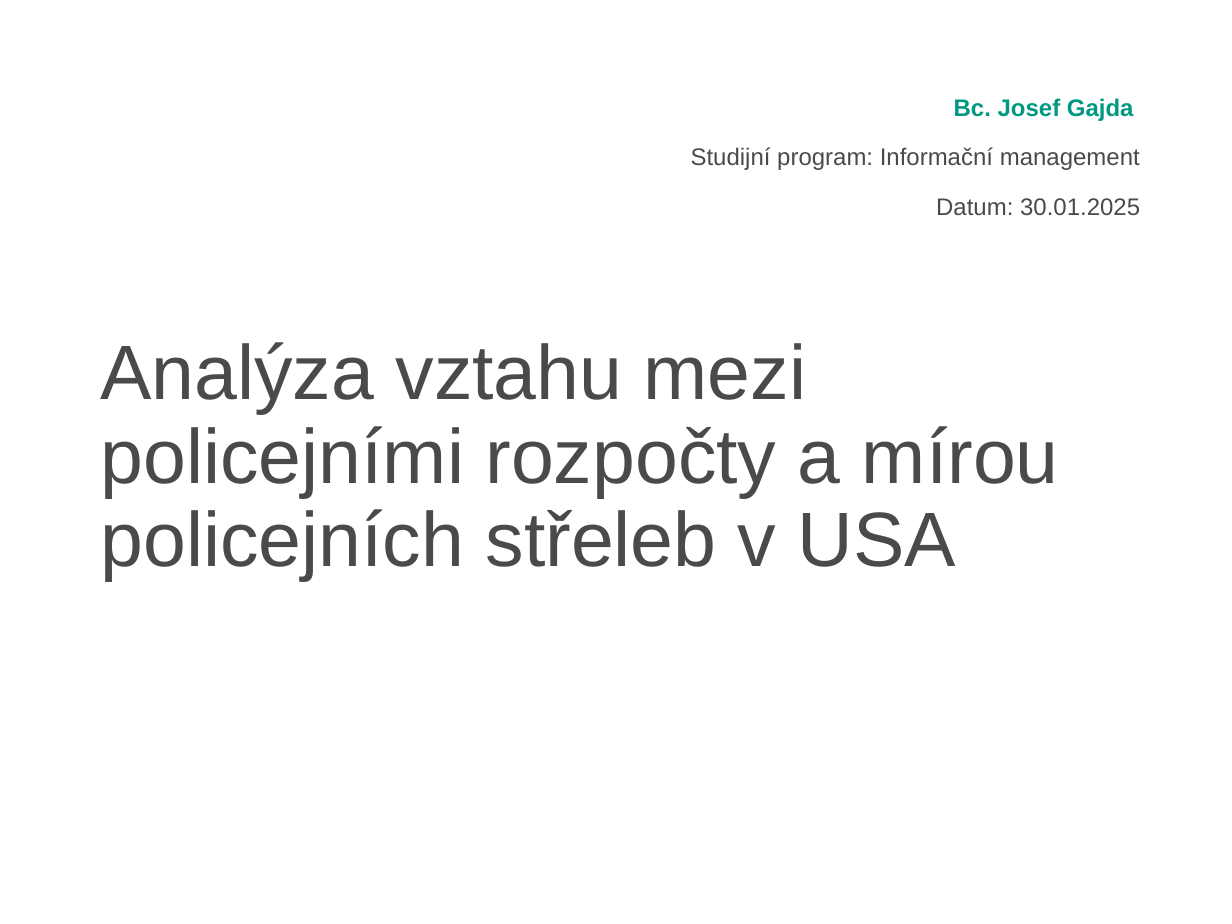
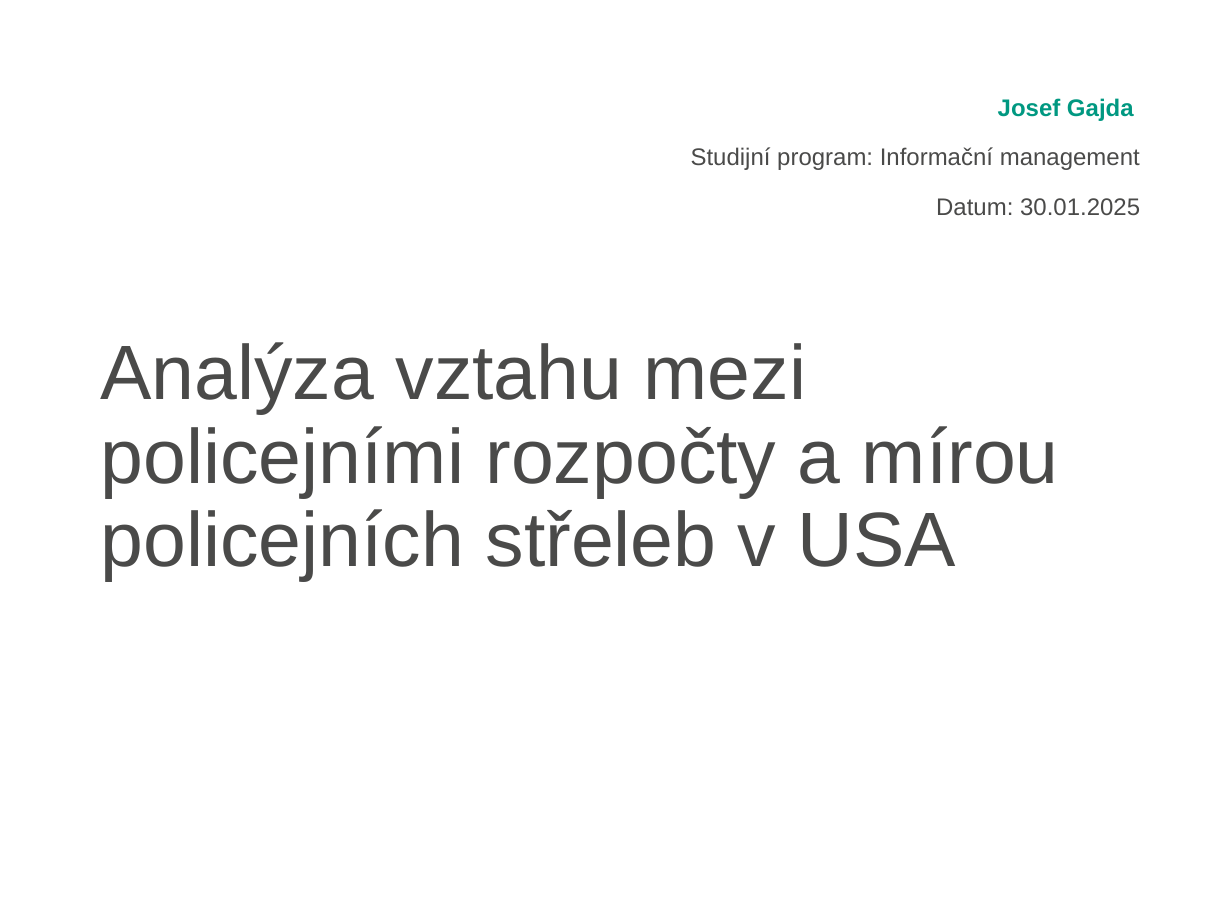
Before and after one commit to Bebicek/4IZ503_gajj02, a slide deck: slide 1 of obhajoba_prezentace.pptx. Drawn at 1232x924 pixels with LibreOffice and Linux fonts; fonts in the diff are those of the drawing; background and template pictures are left out. Boxes give left, top, right and bottom in pixels: in the first picture for what was removed or moved away, otherwise in the second. Text is boxed around its words. In the diff, an @@ line names an element or a change of style, - is before the commit and + after.

```diff
--- a/obhajoba_prezentace.pptx
+++ b/obhajoba_prezentace.pptx
@@ text at [998,98,1134,121]: text changed @@
-Bc. Josef Gajda
+Josef Gajda
```
Also in this commit, not shown: 6 other slides changed, 1 slide added, 4 slides removed.
